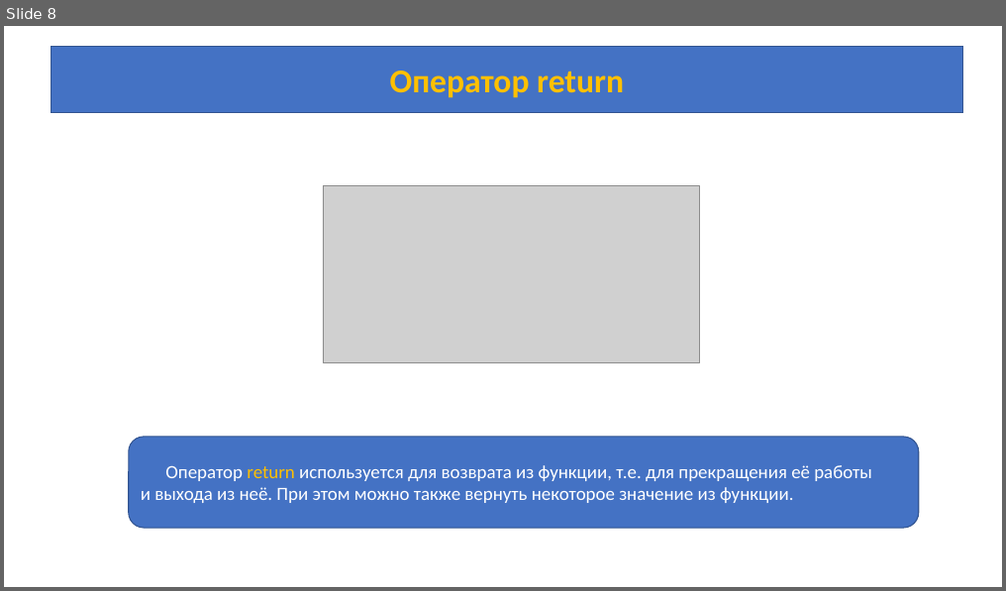
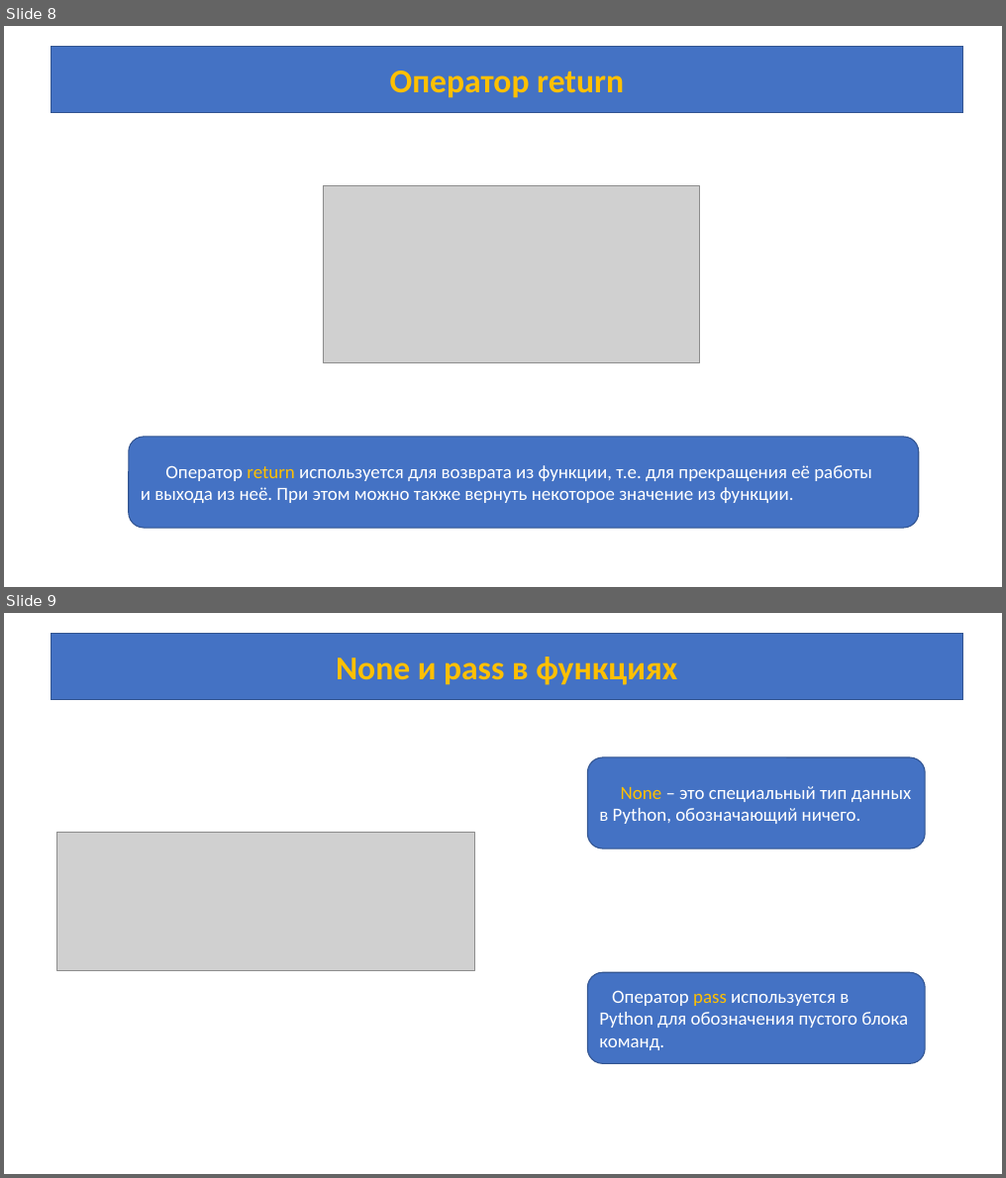
Before and after one commit to azamat7087/python-lessons, a slide deck: lesson 5/Lesson_5.pptx. Shown one above the other, each under a label of ours: slide 8 before the commit, slides 8 and 9 after it. The pictures are 1006x591 and 1006x1178 pixels, drawn with LibreOffice and Linux fonts; fonts in the diff are those of the drawing; grey boxes stand for pictures. Boxes give left, top, right and bottom in pixels: in the first picture for what was removed or moved away, otherwise in the second. Text is boxed around its words. In the diff, an @@ line names an element or a change of style, - is before the commit and + after.

Commit message:
Updated a presentation for lesson 5

```diff
--- a/lesson 5/Lesson_5.pptx
+++ b/lesson 5/Lesson_5.pptx
@@ slide 9 added at (x1=4, y1=613, x2=1002, y2=1174), background #FFFFFF @@
@@ rectangle added at (x1=51, y1=633, x2=963, y2=700), fill #4472C4, outline #325491 1 pt, 32 pt, text #FFC000, bold @@
+None и pass в функциях
@@ rounded rectangle added at (x1=588, y1=758, x2=926, y2=849), fill #4472C4, outline #325491 1 pt, 18 pt, text #FFFFFF @@
+None – это специальный тип данных в Python, обозначающий ничего.
@@ picture added at (x1=57, y1=832, x2=475, y2=970) @@
@@ rounded rectangle added at (x1=588, y1=973, x2=926, y2=1064), fill #4472C4, outline #325491 1 pt, 18 pt, text #FFFFFF @@
+Оператор pass используется в Python для обозначения пустого блока команд.
```
